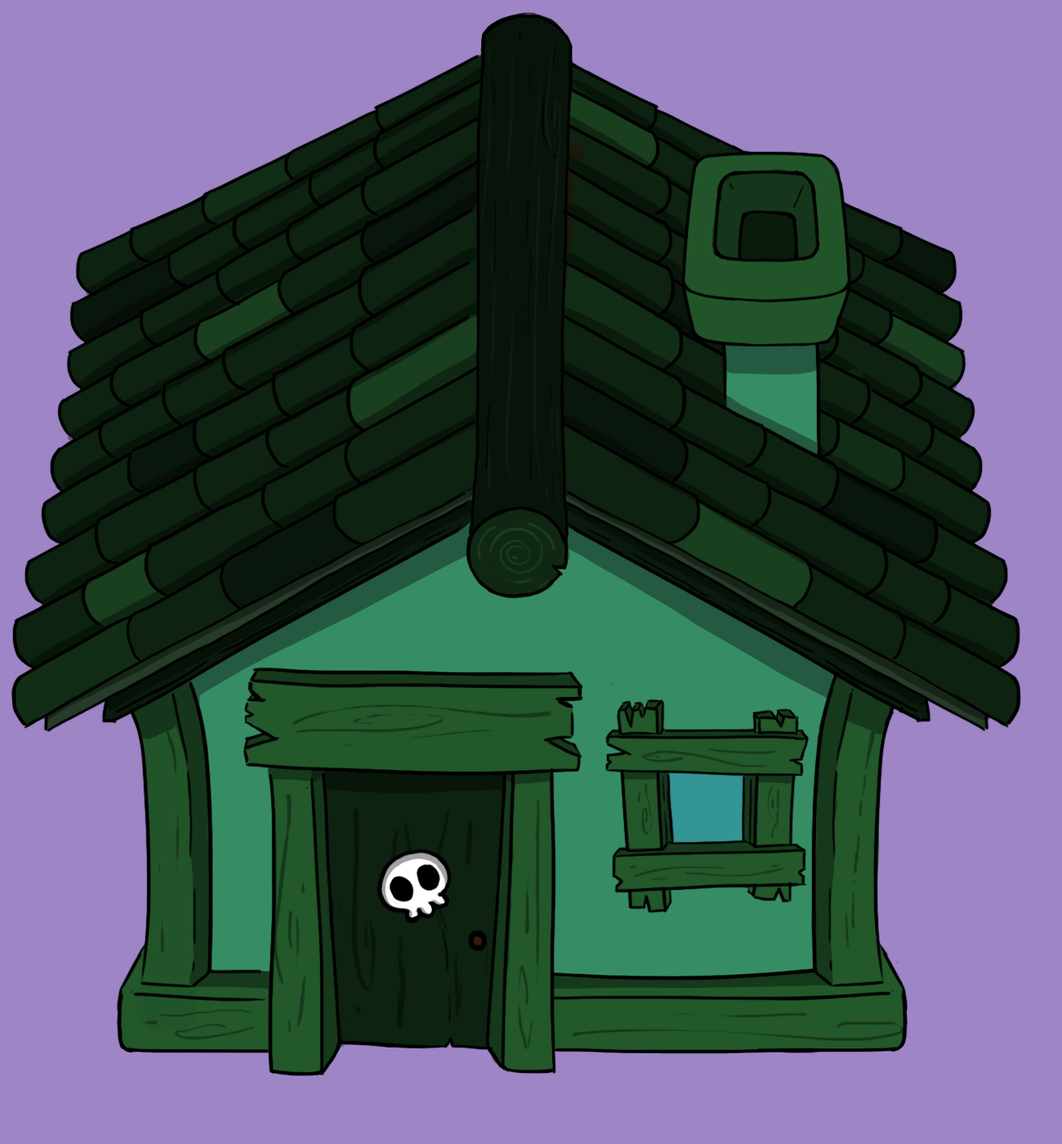
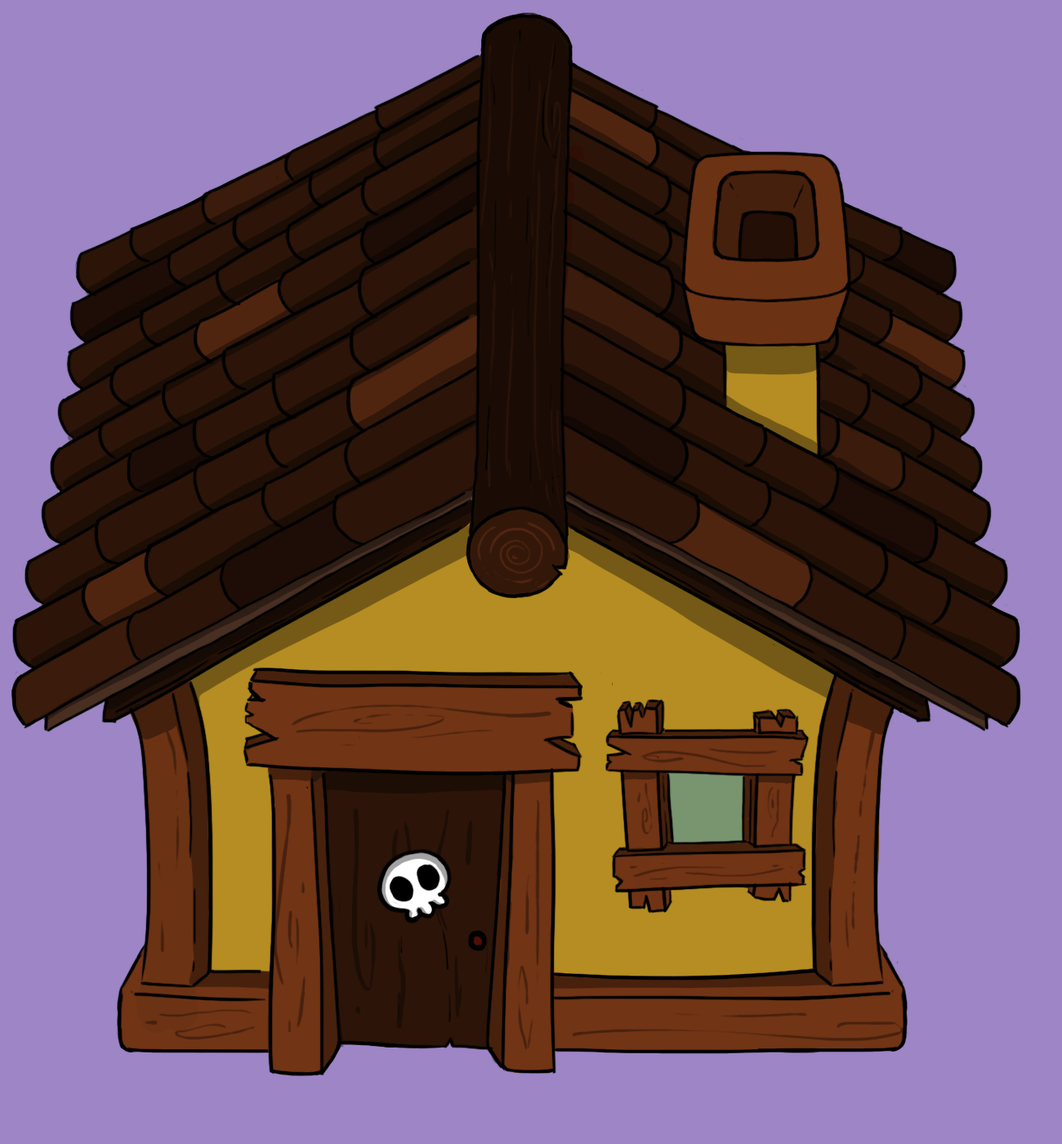
The second 1062 x 1144 image is a revision of the first. Changes to its layers:
showed "colores copia 2" over left=11, top=13, right=1026, bottom=1078
